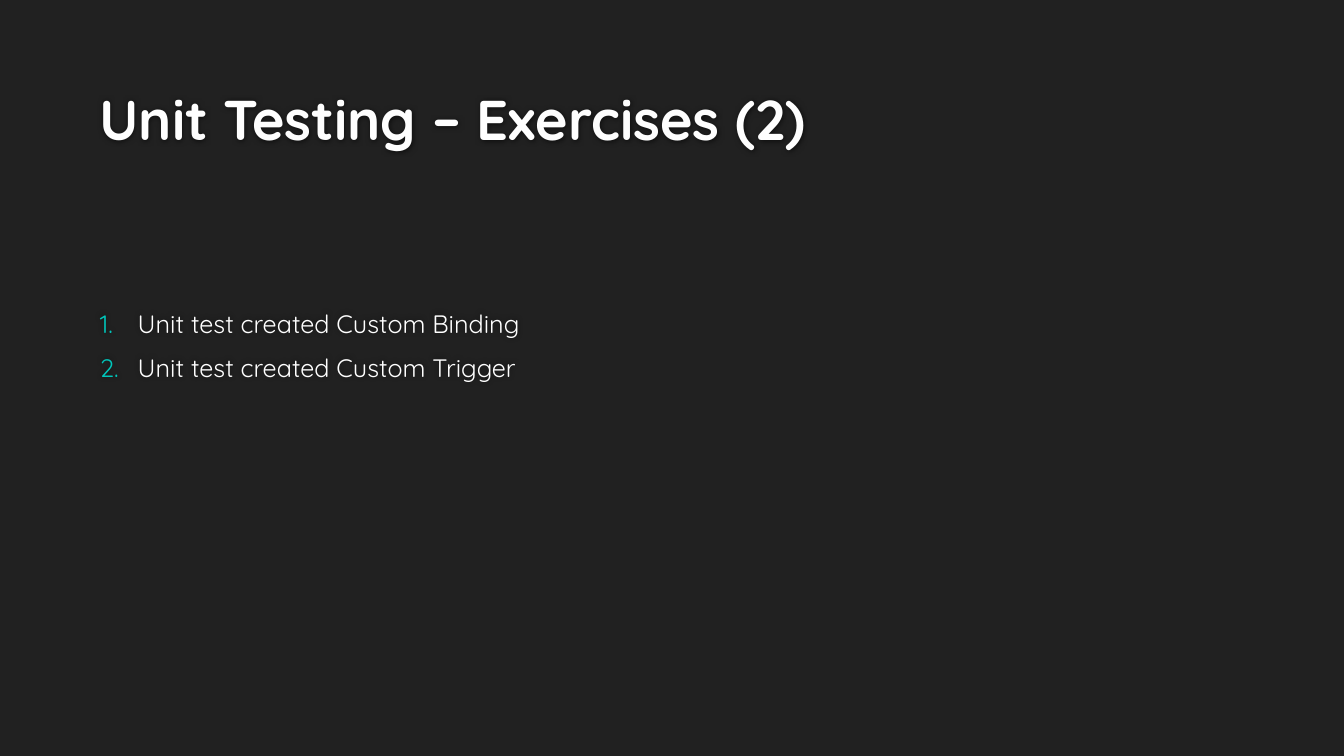
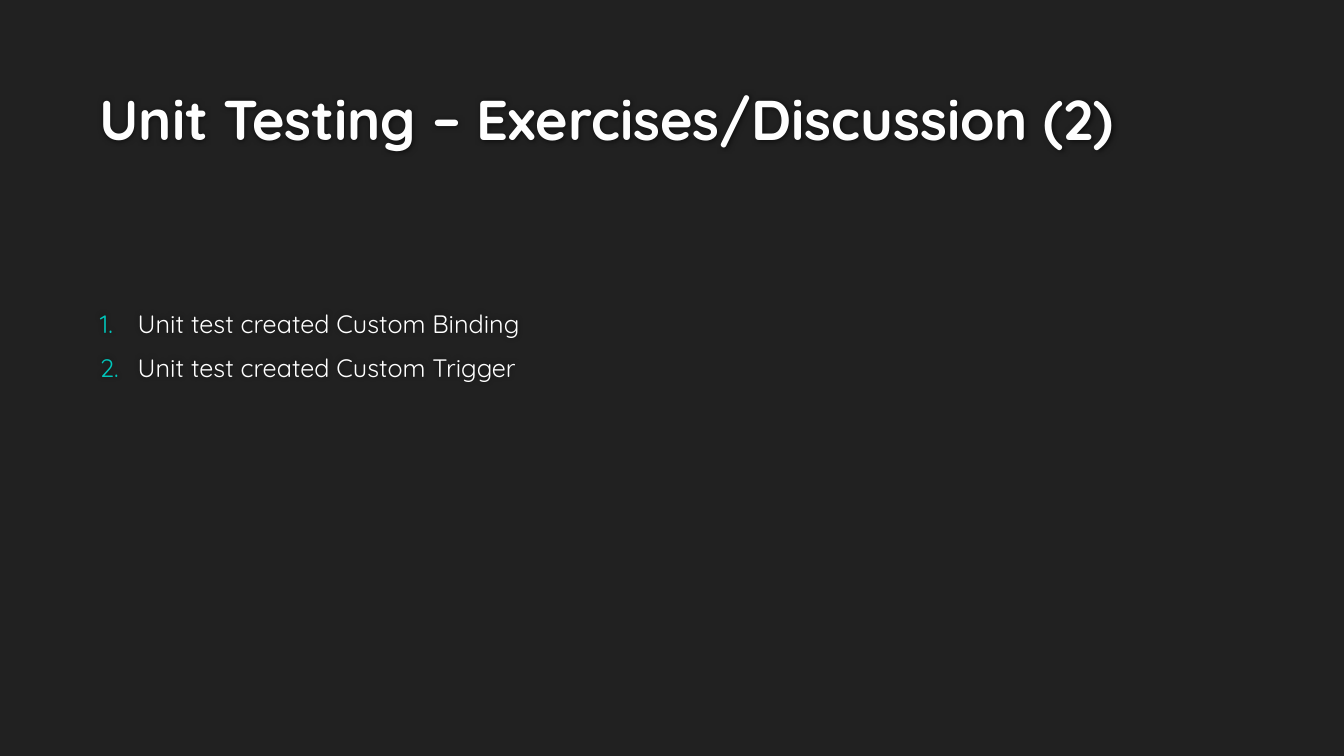
Before and after one commit to kamil-mrzyglod/Workshops, a slide deck: slide 47 of AzureDay2019/Developing services with Azure Functions.pptx. Drawn at 1344x756 pixels with LibreOffice and Linux fonts; fonts in the diff are those of the drawing; background and template pictures are left out. Boxes give left, top, right and bottom in pixels: in the first picture for what was removed or moved away, otherwise in the second. Text is boxed around its words. In the diff, an @@ line names an element or a change of style, - is before the commit and + after.

Commit message:
changing slides

```diff
--- a/AzureDay2019/Developing services with Azure Functions.pptx
+++ b/AzureDay2019/Developing services with Azure Functions.pptx
@@ title at <box>99,95,1114,151</box>: text changed @@
-Unit Testing – Exercises (2)
+Unit Testing – Exercises/Discussion (2)
```
